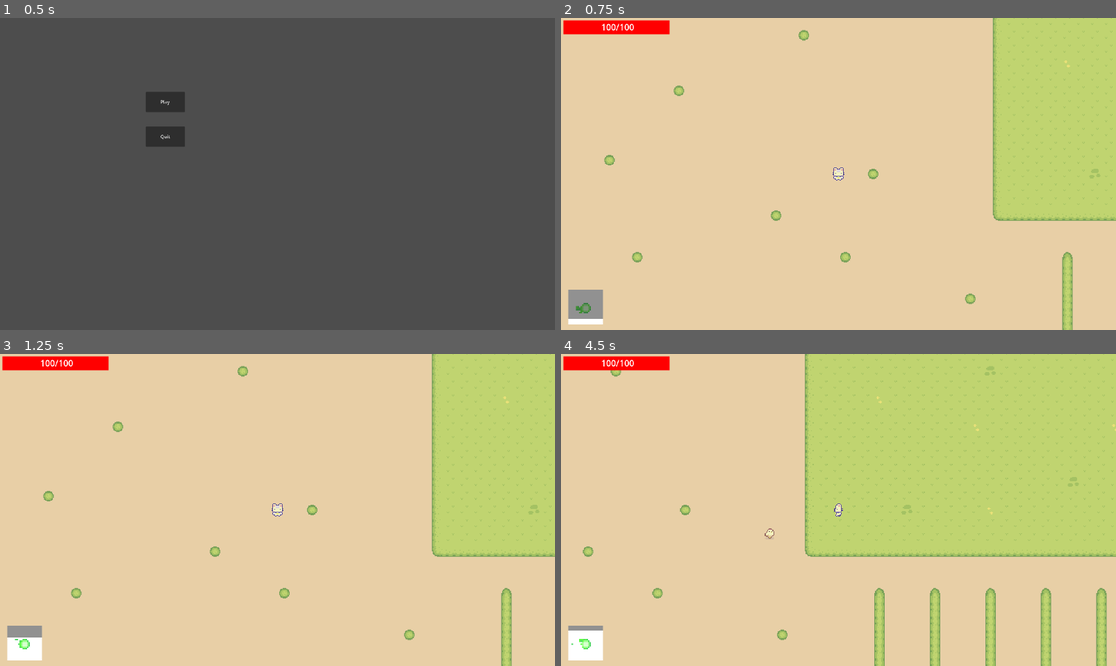
Above: before the commit, frames 1-4 (two rows, left to right).
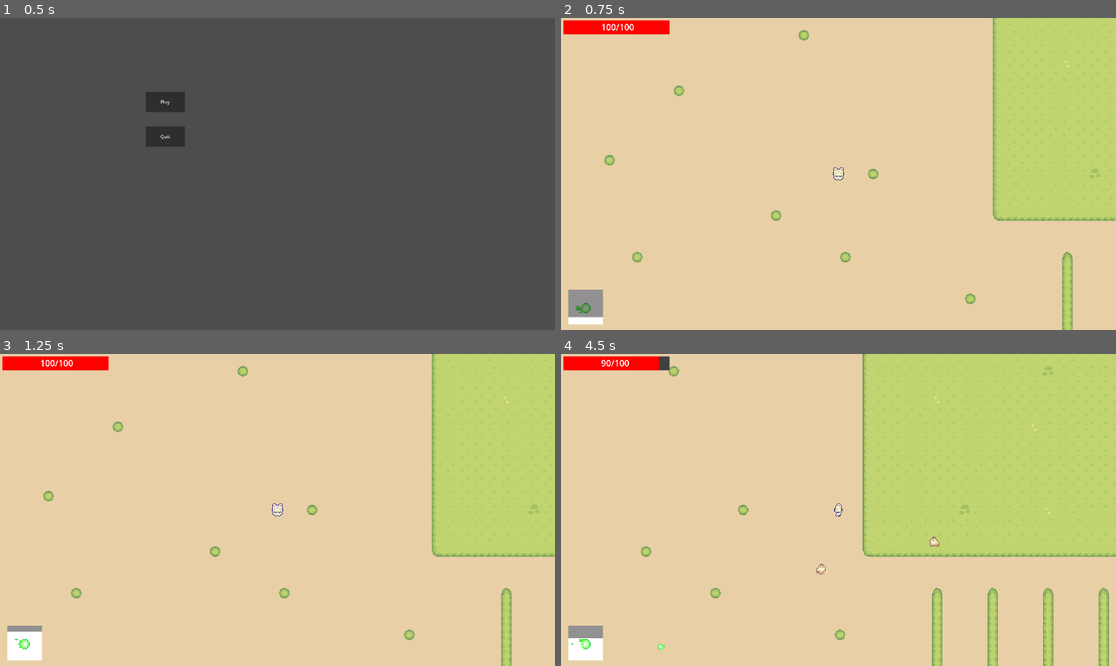
Above: after the commit, the same moments.

Repository: Aobies59/farm-survivors
Game: Godot game, scene res://scenes/main.tscn
Same seed, same stepped clock (60 frames per second), same inputs: the game is played once before the commit and once after it.
Inputs:
- Up to frame 1 (0.5 s): no input
- Up to frame 2 (0.75 s): click "Play" at 0.5 s
- Up to frame 3 (1.25 s): no input
- Up to frame 4 (4.5 s): hold Right (Move Right) 1.28-2.03 s; hold Down (Move Down) 2.03-2.78 s; hold Right (Move Right) 2.78-3.53 s; hold Up (Move Up) 3.53-4.28 s; hold Left (Move Left) from 4.28 s (still down)

Frame 1 is identical in both runs. In frame 2, less than 0.1% of the frame differs, in the area x 1-8%, y 95-97%; in frame 3, 0.1%; in frame 4, 11%, in the area x 1-100%, y 0-100%.

Commit message:
cleaned code

Diff:
--- a/characters/player.tscn
+++ b/characters/player.tscn
@@ -1,10 +1,7 @@
-[gd_scene load_steps=37 format=3 uid="uid://uqnipnl0gf2h"]
+[gd_scene load_steps=36 format=3 uid="uid://uqnipnl0gf2h"]
 
 [ext_resource type="Script" path="res://scripts/player.gd" id="1_cv2j1"]
 [ext_resource type="Texture2D" uid="uid://bya7h0o66spm8" path="res://resources/Sprout Lands - Sprites - Basic pack/Characters/Basic Charakter Spritesheet.png" id="2_7a3bq"]
-
-[sub_resource type="CircleShape2D" id="CircleShape2D_cjcur"]
-radius = 250.0
 
 [sub_resource type="RectangleShape2D" id="RectangleShape2D_asy51"]
 
@@ -559,11 +556,6 @@
 position = Vector2(293, 170)
 script = ExtResource("1_cv2j1")
 
-[node name="ShootingRange" type="Area2D" parent="."]
-
-[node name="CollisionShape2D" type="CollisionShape2D" parent="ShootingRange"]
-shape = SubResource("CircleShape2D_cjcur")
-
 [node name="CollisionShape2D" type="CollisionShape2D" parent="."]
 shape = SubResource("RectangleShape2D_asy51")
 
@@ -590,7 +582,5 @@
 [node name="CollisionShape2D" type="CollisionShape2D" parent="HurtArea"]
 shape = SubResource("RectangleShape2D_qufdk")
 
-[connection signal="body_entered" from="ShootingRange" to="." method="_on_shooting_range_body_entered"]
-[connection signal="body_exited" from="ShootingRange" to="." method="_on_shooting_range_body_exited"]
 [connection signal="area_entered" from="HurtArea" to="." method="_on_hurt_area_area_entered"]
 [connection signal="body_entered" from="HurtArea" to="." method="_on_hurt_area_body_entered"]
--- a/scenes/world.tscn
+++ b/scenes/world.tscn
@@ -27,6 +27,33 @@
 
 [sub_resource type="LabelSettings" id="LabelSettings_lgw42"]
 font_size = 30
+
+[sub_resource type="Animation" id="Animation_bxh8k"]
+length = 0.001
+tracks/0/type = "value"
+tracks/0/imported = false
+tracks/0/enabled = true
+tracks/0/path = NodePath("AnimatedSprite2D:animation")
+tracks/0/interp = 1
+tracks/0/loop_wrap = true
+tracks/0/keys = {
+"times": PackedFloat32Array(0),
+"transitions": PackedFloat32Array(1),
+"update": 1,
+"values": [&"default"]
+}
+tracks/1/type = "value"
+tracks/1/imported = false
+tracks/1/enabled = true
+tracks/1/path = NodePath("AnimatedSprite2D:frame")
+tracks/1/interp = 1
+tracks/1/loop_wrap = true
+tracks/1/keys = {
+"times": PackedFloat32Array(0),
+"transitions": PackedFloat32Array(1),
+"update": 1,
+"values": [0]
+}
 
 [sub_resource type="Animation" id="Animation_nnhdv"]
 resource_name = "default"
@@ -57,33 +84,6 @@
 "values": [0, 1, 2, 3, 4, 5, 6]
 }
 
-[sub_resource type="Animation" id="Animation_bxh8k"]
-length = 0.001
-tracks/0/type = "value"
-tracks/0/imported = false
-tracks/0/enabled = true
-tracks/0/path = NodePath("AnimatedSprite2D:animation")
-tracks/0/interp = 1
-tracks/0/loop_wrap = true
-tracks/0/keys = {
-"times": PackedFloat32Array(0),
-"transitions": PackedFloat32Array(1),
-"update": 1,
-"values": [&"default"]
-}
-tracks/1/type = "value"
-tracks/1/imported = false
-tracks/1/enabled = true
-tracks/1/path = NodePath("AnimatedSprite2D:frame")
-tracks/1/interp = 1
-tracks/1/loop_wrap = true
-tracks/1/keys = {
-"times": PackedFloat32Array(0),
-"transitions": PackedFloat32Array(1),
-"update": 1,
-"values": [0]
-}
-
 [sub_resource type="AnimationLibrary" id="AnimationLibrary_o2r13"]
 _data = {
 "RESET": SubResource("Animation_bxh8k"),
--- a/scripts/abilities.gd
+++ b/scripts/abilities.gd
@@ -10,6 +10,6 @@
 		var back = ability.get_node("Back")
 		abilities[ability.name] = [front, back.size.y]
 
-func _process(delta: float) -> void:
+func _process(_delta: float) -> void:
 	for abilityName in abilities.keys():
-		abilities[abilityName][0].size.y = abilities[abilityName][1] - abilities[abilityName][1]*(player.abilitiesDelta[abilityName]/player.abilitiesFrequency[abilityName])
+		abilities[abilityName][0].size.y = abilities[abilityName][1] - abilities[abilityName][1]*(player.abilitiesDelta[abilityName]/Global.abilitiesFrequency[abilityName])
--- a/scripts/bullet.gd
+++ b/scripts/bullet.gd
@@ -16,11 +16,6 @@
 	if durability <= 0:
 		queue_free()
 
-# Called when the node enters the scene tree for the first time.
-func _ready() -> void:
-	pass # Replace with function body.
-
-# Called every frame. 'delta' is the elapsed time since the previous frame.
 func _process(delta: float) -> void:
 	if shooting:
 		position += shootingDirection * SPEED * delta
--- a/scripts/chicken.gd
+++ b/scripts/chicken.gd
@@ -4,13 +4,12 @@
 const ATTACKING_RATE = 0.6
 var timeSinceAttack = 0
 var attackDamage = 10
-var health = 20
+
+var health = 10 * Global.healthMultiplier
+const experience = 10
 
 var player
-var angleToPlayer
-var chasing = false
 var attacking = false
-var stopped = true
 @onready var anim = get_node("AnimationPlayer")
 var slashAttack = preload("res://scenes/slash_attack.tscn")
 
@@ -19,18 +18,15 @@
 var previousPosition = FACING_RIGHT
 
 const PLAYER_NAME = "Player"
-const SPEED = 8 * 1000
+const SPEED = 1 * Global.SPEED_MULTIPLIER
 
 func _ready():
 	player = get_node("../../Player")
-	angleToPlayer = self.rotation
 
 func _physics_process(delta: float) -> void:
 	chaseAndAttack(delta)
 
-	move_and_slide()
-
-func attack():
+func attack(angleToPlayer):
 	var attackInstance = slashAttack.instantiate()
 	add_child(attackInstance)
 	attackInstance.rotation = angleToPlayer
@@ -38,11 +34,10 @@
 
 func chaseAndAttack(delta: float):
 	var direction = (player.position - self.position).normalized()
-	angleToPlayer = atan2(direction.y, direction.x)
 	var distanceToPlayer = (player.position - self.position).length()
 
 	timeSinceAttack = min(ATTACKING_RATE, timeSinceAttack + delta)
-	if distanceToPlayer <= ATTACKING_DISTANCE:
+	if distanceToPlayer <= ATTACKING_DISTANCE or (timeSinceAttack != 0 and timeSinceAttack != ATTACKING_RATE) :
 		attacking = true
 	else:
 		attacking = false
@@ -53,11 +48,11 @@
 		else:
 			anim.play("StoppedRight")
 		if timeSinceAttack >= ATTACKING_RATE:
-			attack()
+			attack(atan2(direction.y, direction.x))
 			timeSinceAttack = 0
 		velocity.x = 0
 		velocity.y = 0
-	elif chasing:
+	else:
 		if direction.x >= 0:
 			anim.play("MoveRight")
 			previousPosition = FACING_RIGHT
@@ -66,22 +61,8 @@
 			previousPosition = FACING_LEFT
 		velocity.x = direction.x * SPEED * delta
 		velocity.y = direction.y * SPEED * delta
-	else:
-		velocity.x = 0
-		velocity.y = 0
-		if previousPosition == FACING_RIGHT:
-			anim.play("IdleRight")
-		else:
-			anim.play("IdleLeft")
 
-func _on_area_2d_body_entered(body: Node2D) -> void:
-	if body.name == PLAYER_NAME:
-		chasing = true
-
-
-func _on_player_exited_body_exited(body: Node2D) -> void:
-	if body.name == PLAYER_NAME:
-		chasing = false
+	move_and_slide()
 
 
 func _on_hurt_box_area_entered(area: Area2D) -> void:
--- a/scripts/global.gd
+++ b/scripts/global.gd
@@ -1,4 +1,21 @@
 extends Node
 
+const SPEED_MULTIPLIER = 10000
+
+# enemies
+enum mobs { CHICKEN }
+var spawnableMobs = [mobs.CHICKEN]
+var spawnRates = {
+	mobs.CHICKEN: 1
+}
 
 var damageMultiplier = 1
+var healthMultiplier = 1
+var chickenSpawnRate = 1
+
+# player
+var playerSpeed = 1
+var abilitiesFrequency = {
+	"SlimeBall": 0.8
+}
+var playerRangeMultiplier = 1
--- a/scripts/player.gd
+++ b/scripts/player.gd
@@ -1,42 +1,41 @@
 extends CharacterBody2D
 
-const SPEED = 10.0 * 1000.0
+var speed = Global.playerSpeed * Global.SPEED_MULTIPLIER
 
-const FACING_UP = 0
-const FACING_LEFT = 1
-const FACING_RIGHT = 2
-const FACING_DOWN = 3
-var previousPosition = FACING_DOWN
+enum positions { UP, LEFT, RIGHT, DOWN }
+var previousPosition = positions.DOWN
 
-const LINEAL = 0
-const DIAGONAL = 1
-var previousAction = LINEAL
+enum actions { LINEAL, DIAGONAL }
+var previousAction = actions.LINEAL
 
-var enemiesInRange = []
+var enemies = []
 
 var bulletScene = preload("res://scenes/bullet.tscn")
+
 @export var abilitiesDelta = {
 	"SlimeBall": 0
 }
-@export var abilitiesFrequency = {
-	"SlimeBall": 1
+var abilitiesFunctions = {
+	"SlimeBall": shootSlimeBall
 }
-var shootingRange = 250
+var abilitiesRanges = {
+	"SlimeBall": 250
+}
 
 @export var health = 100
 
 var idleAnimationMapper := {
-	FACING_DOWN: "Idle - Facing front",
-	FACING_UP: "Idle - Facing back",
-	FACING_LEFT: "Idle - Facing left",
-	FACING_RIGHT: "Idle - Facing right"
+	positions.DOWN: "Idle - Facing front",
+	positions.UP: "Idle - Facing back",
+	positions.LEFT: "Idle - Facing left",
+	positions.RIGHT: "Idle - Facing right"
 }
 
 var stillAnimationMapper := {
-	FACING_DOWN: "Still - Facing front",
-	FACING_UP: "Still - Facing back",
-	FACING_LEFT: "Still - Facing left",
-	FACING_RIGHT: "Still - Facing right"
+	positions.DOWN: "Still - Facing front",
+	positions.UP: "Still - Facing back",
+	positions.LEFT: "Still - Facing left",
+	positions.RIGHT: "Still - Facing right"
 }
 
 @onready var anim = get_node("AnimationPlayer")
@@ -45,20 +44,20 @@
 	anim.play("Idle - Facing front")
 
 func runLeft():
-	previousPosition = FACING_LEFT
+	previousPosition = positions.LEFT
 	anim.play("Run - Facing left")
 
 func runRight():
-	previousPosition = FACING_RIGHT
+	previousPosition = positions.RIGHT
 	anim.play("Run - Facing right")
 
 func runDown():
 	anim.play("Run - Facing front")
-	previousPosition = FACING_DOWN
+	previousPosition = positions.DOWN
 
 func runUp():
 	anim.play("Run - Facing back")
-	previousPosition = FACING_UP
+	previousPosition = positions.UP
 
 var timeSinceAction = 0
 func move(delta):
@@ -68,26 +67,26 @@
 	).normalized()
 	if inputVector:
 		timeSinceAction = 0
-		velocity.x = inputVector[0] * SPEED * delta
-		velocity.y = inputVector[1] * SPEED * delta
+		velocity.x = inputVector[0] * speed * delta
+		velocity.y = inputVector[1] * speed * delta
 		if inputVector[0] != 0 and inputVector[1] != 0:
-			if previousAction == LINEAL:
-				if velocity.x > 0 and previousPosition != FACING_RIGHT:
+			if previousAction == actions.LINEAL:
+				if velocity.x > 0 and previousPosition != positions.RIGHT:
 					runRight()
-				elif velocity.x < 0 and previousPosition != FACING_LEFT:
+				elif velocity.x < 0 and previousPosition != positions.LEFT:
 					runLeft()
-				elif velocity.y > 0 and previousPosition != FACING_DOWN:
+				elif velocity.y > 0 and previousPosition != positions.DOWN:
 					runDown()
 				else:
 					runUp()
 			else:
-				if velocity.x > 0 and previousPosition == FACING_RIGHT:
+				if velocity.x > 0 and previousPosition == positions.RIGHT:
 					runRight()
-				elif velocity.x < 0 and previousPosition == FACING_LEFT:
+				elif velocity.x < 0 and previousPosition == positions.LEFT:
 					runLeft()
-				elif velocity.y > 0 and previousPosition == FACING_DOWN:
+				elif velocity.y > 0 and previousPosition == positions.DOWN:
 					runDown()
-				elif velocity.y < 0 and previousPosition == FACING_UP:
+				elif velocity.y < 0 and previousPosition == positions.UP:
 					runUp()
 				else:
 					if velocity.x > 0:
@@ -98,9 +97,9 @@
 						runDown()
 					elif velocity.y < 0:
 						runUp()
-			previousAction = DIAGONAL
+			previousAction = actions.DIAGONAL
 		else:
-			previousAction = LINEAL
+			previousAction = actions.LINEAL
 			if velocity.x > 0:
 				runRight()
 			elif velocity.x < 0:
@@ -110,8 +109,8 @@
 			else:
 				runUp()
 	else:
-		velocity.x = move_toward(velocity.x, 0, SPEED * delta)
-		velocity.y = move_toward(velocity.y, 0, SPEED * delta)
+		velocity.x = move_toward(velocity.x, 0, speed * delta)
+		velocity.y = move_toward(velocity.y, 0, speed * delta)
 		timeSinceAction += delta
 		if timeSinceAction >= 1.5:
 			anim.play(idleAnimationMapper[previousPosition])
@@ -120,32 +119,41 @@
 
 	move_and_slide()
 
+func die():
+	get_tree().change_scene_to_file("res://scenes/game_over.tscn")
+
 func takeDamage(damage: int) -> void:
 	health -= damage
+	if health <= 0:
+		call_deferred("die")
 
-func shoot():
+func shootSlimeBall():
+	if abilitiesDelta["SlimeBall"] < Global.abilitiesFrequency["SlimeBall"]:
+		return false
 	var closestEnemy
-	var closestEnemyDistance = shootingRange + 1
-	for currEnemy in enemiesInRange:
+	var closestEnemyDistance = abilitiesRanges["SlimeBall"] + 1
+	for currEnemy in enemies:
 		var currDistance = (currEnemy.position - self.position).length()
 		if currDistance < closestEnemyDistance:
 			closestEnemy = currEnemy
 			closestEnemyDistance = currDistance
 	if not closestEnemy:
-		return
+		return false
 	var direction = (closestEnemy.position - self.position).normalized()
 	var bullet = bulletScene.instantiate()
 	add_child(bullet)
 	bullet.shoot(direction)
+	return true
+
+func triggerAbilities(delta: float):
+	for abilityName in abilitiesDelta.keys():
+		abilitiesDelta[abilityName] = min(abilitiesDelta[abilityName] + delta, Global.abilitiesFrequency[abilityName])
+		if abilitiesFunctions[abilityName].call():
+			abilitiesDelta[abilityName] = 0
 
 func _process(delta: float) -> void:
-	abilitiesDelta["SlimeBall"] = min(abilitiesDelta["SlimeBall"] + delta, abilitiesFrequency["SlimeBall"])
-	if abilitiesDelta["SlimeBall"] >= abilitiesFrequency["SlimeBall"] and len(enemiesInRange) > 0:
-		abilitiesDelta["SlimeBall"] = 0
-		shoot()
-
-	if health <= 0:
-		get_tree().change_scene_to_file("res://scenes/game_over.tscn")
+	enemies = get_node("../Mobs").get_children()
+	triggerAbilities(delta)
 
 func _physics_process(delta: float) -> void:
 	move(delta)
@@ -158,13 +166,3 @@
 func _on_hurt_area_area_entered(area: Area2D) -> void:
 	if area.is_in_group("Damaging"):
 		takeDamage(area.damage)
-
-
-func _on_shooting_range_body_entered(body: Node2D) -> void:
-	if body.is_in_group("Enemy"):
-		enemiesInRange.append(body)
-
-
-func _on_shooting_range_body_exited(body: Node2D) -> void:
-	if body in enemiesInRange:
-		enemiesInRange.erase(body)
--- a/scripts/world.gd
+++ b/scripts/world.gd
@@ -1,26 +1,31 @@
 extends Node2D
 
+var spawnerThread = Thread.new()
+
+
 var chickenScene = preload("res://characters/chicken.tscn")
-var player
 var rng
 const X_RANGE = Vector2(16, 1456)
 const Y_RANGE = Vector2(16, 656)
 
-const CHICKEN_SPAWN_RATE = 1
+var mobScenes = {
+	Global.mobs.CHICKEN: chickenScene
+}
+var mobDeltas = {
+	Global.mobs.CHICKEN: 0
+}
+
 var timeSinceChickenSpawn = 0
 
 @export var paused = false
 
-# Called when the node enters the scene tree for the first time.
 func _ready() -> void:
 	randomize()
-	player = get_node("Player")
 
-func spawnChicken():
-	var positionBlocked = true
+func spawnMob(mobName):
 	var testArea = Area2D.new()
 	var collisionShape = CircleShape2D.new()
-	collisionShape.radius = 15
+	collisionShape.radius = 100
 	var collision = CollisionShape2D.new()
 	collision.shape = collisionShape
 	testArea.add_child(collision)
@@ -29,28 +34,23 @@
 	var xCoordinate
 	var yCoordinate
 
-	while positionBlocked:
-		var minX = min(X_RANGE[0], player.position.x - 200)
-		var maxX = min(X_RANGE[1], player.position.x + 200)
-		xCoordinate = randi_range(minX, maxX)
-		var minY = min(X_RANGE[1], player.position.y - 200)
-		var maxY = min(X_RANGE[1], player.position.y + 200)
-		yCoordinate = randi_range(minY, maxY)
-		testArea.position = Vector2(xCoordinate, yCoordinate)
-		if len(testArea.get_overlapping_areas()) > 0 or len(testArea.get_overlapping_bodies()) > 0:
-			positionBlocked = true
-		else:
-			positionBlocked = false
+	xCoordinate = randf_range(X_RANGE[0], X_RANGE[1])
+	yCoordinate = randf_range(Y_RANGE[0], Y_RANGE[1])
+	testArea.position = Vector2(xCoordinate, yCoordinate)
+	if len(testArea.get_overlapping_areas()) > 0 or len(testArea.get_overlapping_bodies()) > 0:
+		mobDeltas[mobName] = Global.spawnRates[mobName]
+		return
 
 	testArea.queue_free()
 
-	var chicken = chickenScene.instantiate()
-	$Mobs.add_child(chicken)
-	chicken.position = Vector2(xCoordinate, yCoordinate)
+	var mob = mobScenes[mobName].instantiate()
+	$Mobs.add_child(mob)
+	mob.position = Vector2(xCoordinate, yCoordinate)
 
 
 func _process(delta: float) -> void:
-	timeSinceChickenSpawn += delta
-	if timeSinceChickenSpawn >= CHICKEN_SPAWN_RATE:
-		timeSinceChickenSpawn -= CHICKEN_SPAWN_RATE
-		spawnChicken()
+	for currMob in Global.spawnableMobs:
+		mobDeltas[currMob] += delta
+		if mobDeltas[currMob] >= Global.chickenSpawnRate:
+			mobDeltas[currMob] -= Global.chickenSpawnRate
+			spawnMob(currMob)
